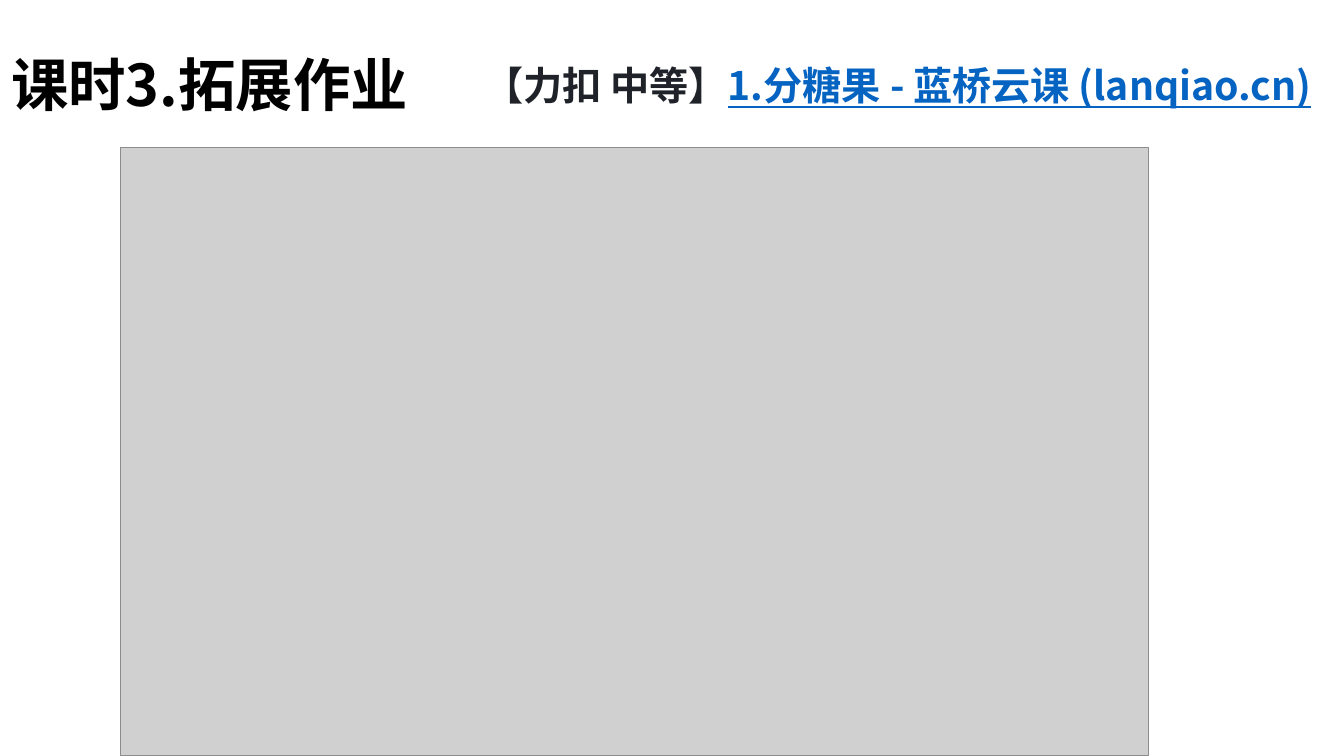
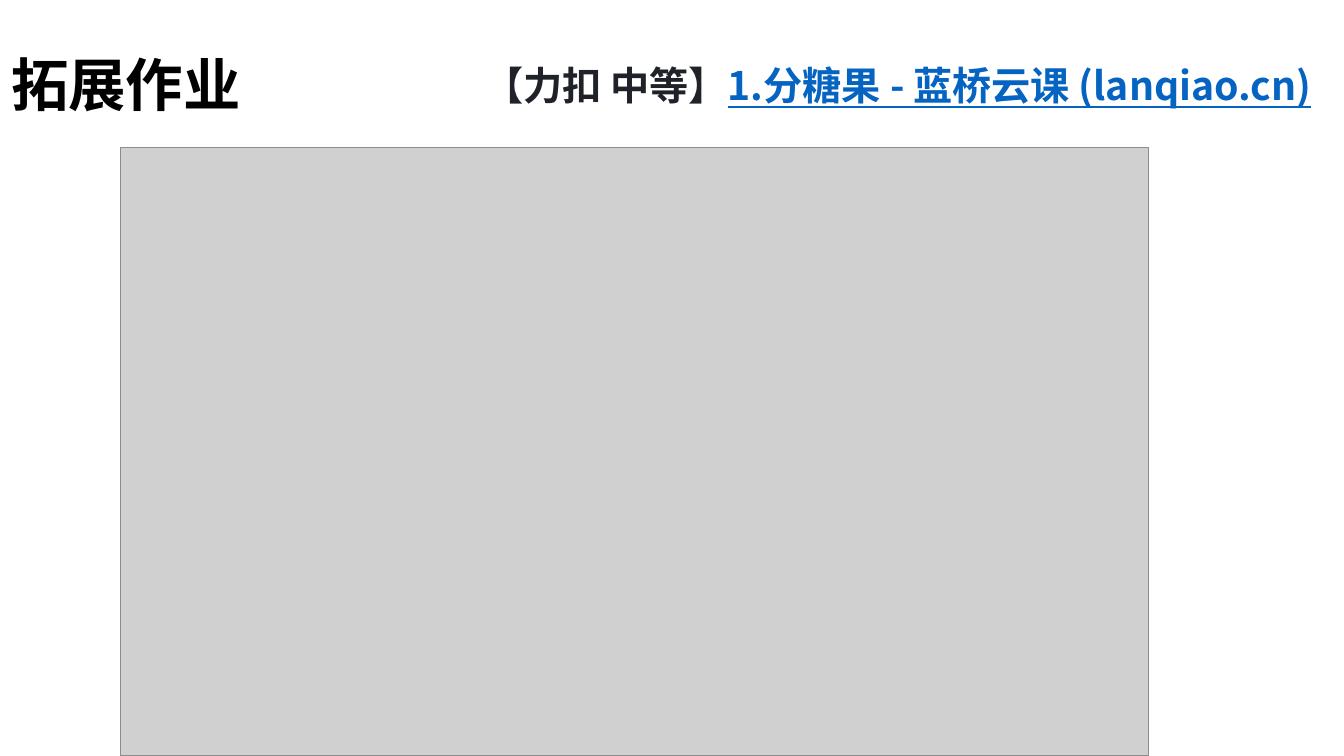
Before and after one commit to TsingPig/CodeRepo, a slide deck: slide 18 of Algorithm/_____保研岛____Python蓝桥杯/蓝桥杯Python冲刺课_课时3 贪心 & 排序/Python 课时3.pptx. Drawn at 1344x756 pixels with LibreOffice and Linux fonts; fonts in the diff are those of the drawing; grey boxes stand for pictures. Boxes give left, top, right and bottom in pixels: in the first picture for what was removed or moved away, otherwise in the second. Text is boxed around its words. In the diff, an @@ line names an element or a change of style, - is before the commit and + after.

Commit message:
add: 课时5

```diff
--- a/Algorithm/_____保研岛____Python蓝桥杯/蓝桥杯Python冲刺课_课时3 贪心 & 排序/Python 课时3.pptx
+++ b/Algorithm/_____保研岛____Python蓝桥杯/蓝桥杯Python冲刺课_课时3 贪心 & 排序/Python 课时3.pptx
@@ text at <box>11,57,241,111</box>: text changed @@
-课时3.拓展作业
+拓展作业
```
Also in this commit, not shown: 16 other slides changed, 1 slide added, 1 slide removed, 12 other files.
